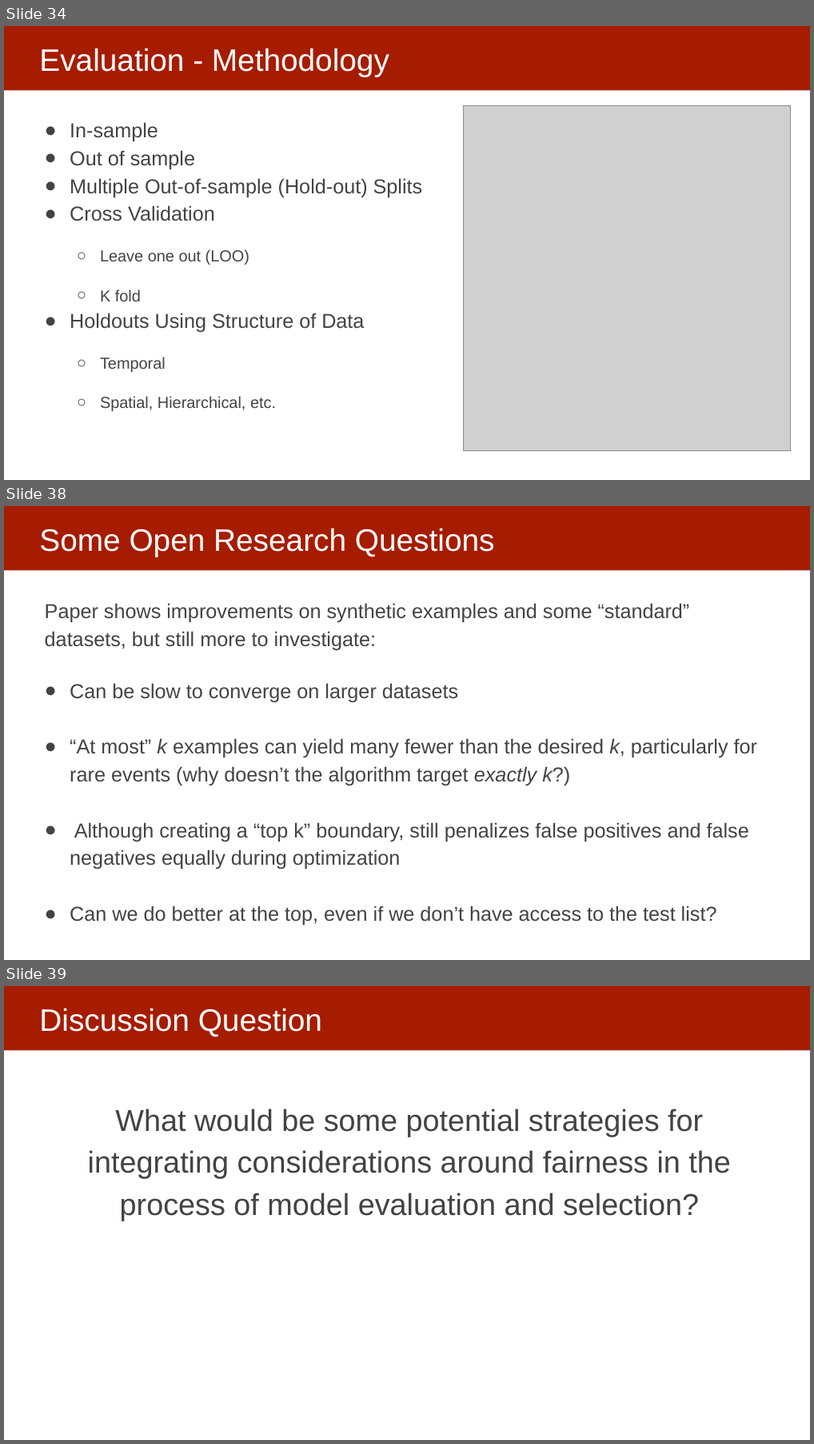
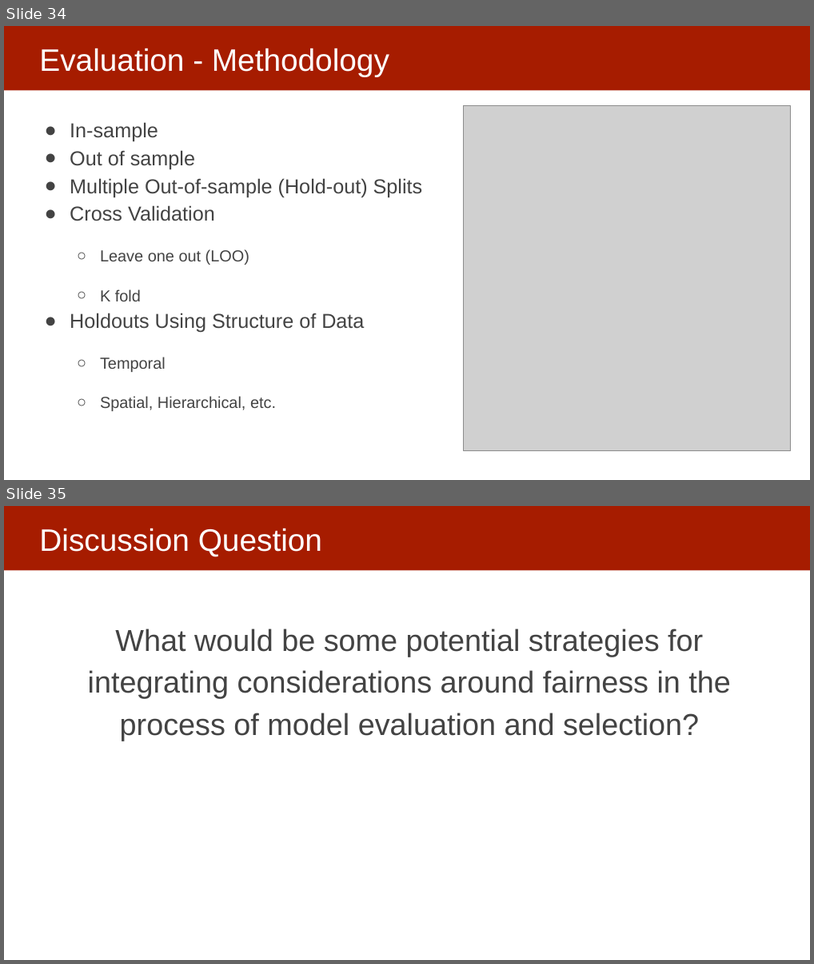
Before and after one commit to dssg/mlforpublicpolicylab, a slide deck: Lectures/11-model-selection-and-validation-part-2.pptx. Shown one above the other, each under a label of ours: slides 34, 38 and 39 before the commit, slides 34 and 35 after it; the slides between them are not shown. The pictures are 814x1444 and 814x964 pixels, drawn with LibreOffice and Linux fonts; fonts in the diff are those of the drawing; grey boxes stand for pictures. Boxes give left, top, right and bottom in pixels: in the first picture for what was removed or moved away, otherwise in the second. Text is boxed around its words. In the diff, an @@ line names an element or a change of style, - is before the commit and + after.

```diff
--- a/Lectures/11-model-selection-and-validation-part-2.pptx
+++ b/Lectures/11-model-selection-and-validation-part-2.pptx
@@ slide 38 removed at bbox=[4, 506, 810, 960], background #FFFFFF; not listed: 1 template element that a slide beside it also shows @@
@@ title removed at bbox=[39, 528, 495, 556] @@
-Some Open Research Questions
@@ text removed at bbox=[45, 603, 758, 925] @@
-Paper shows improvements on synthetic examples and some “standard” datasets, but still more to investigate:
-● Can be slow to converge on larger datasets
-● “At most” k examples can yield many fewer than the desired k, particularly for rare events (why doesn’t the algorithm target exactly k?)
-● Although creating a “top k” boundary, still penalizes false positives and false negatives equally during optimization
-● Can we do better at the top, even if we don’t have access to the test list?
@@ what was slide 39 is now slide 35 @@
```
Also in this commit, not shown: 4 slides changed, 3 other slides removed, 1 other file.
